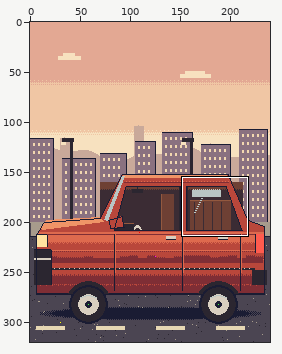
One commit to this pixel-art file: app/src/main/resources/pixel/scenes/transport/car.aseprite. The first picture is a wide view before the edit; the outline marks the close-up.
Close-up. Before the edit:
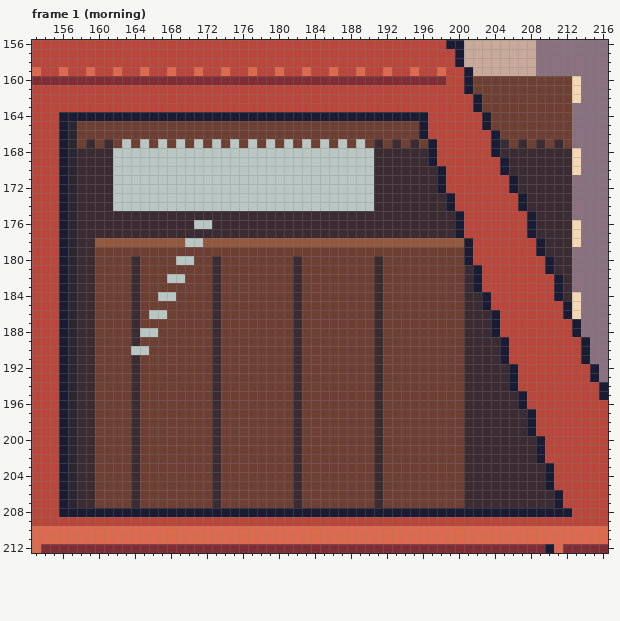
240x320 pixels, 4 frames. Colours within 5 levels of each other are drawn and written as one. Shown: frame 1 (morning): x 153..216, y 156..212. The commit also changed other frames or places, which this record leaves out.
After:
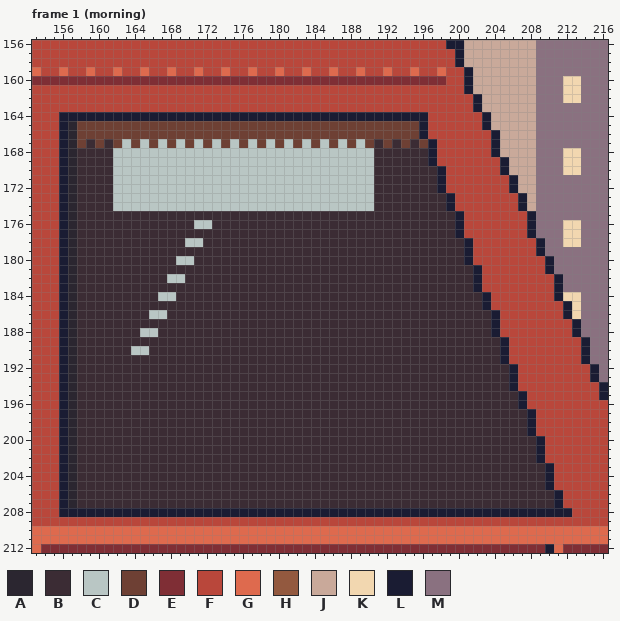
Palette (. is transparent): A #2b2630  B #3b2c34  C #b9c6c4  D #6e4034  E #7f2e35  F #b9473b  G #de6a4e  H #93593f  J #c9a99a  K #f2d7b0  L #1a1c33  M #8a7180
From old to new:
Frame 1 (morning), layer "vehicle_back":
y 160..161: x 202..212 DDDDDDDDDDD -> JJJJJJJMMMK
y 162: x 203..212 DDDDDDDDDD -> JJJJJJMMMK
y 163: x 203..212 DDDDDDDDDD -> JJJJJJMMMM
y 164..165: x 204..212 DDDDDDDDD -> JJJJJMMMM
y 166: x 205..212 DDDDDDDD -> JJJJMMMM
y 167: x 205..212 BDBDBDBD -> JJJJMMMM
y 168: x 205..212 BBBBBBBB -> JJJJMMMK
y 169..170: x 206..212 BBBBBBB -> JJJMMMK
y 171..172: x 207..212 BBBBBB -> JJMMMM
y 173..174: x 208..212 BBBBB -> JMMMM
y 175: x 209..212 BBBB -> MMMM
y 176..177: x 209..212 BBBB -> MMMK
y 178: x 160..169 HHHHHHHHHH -> BBBBBBBBBB; x 172..200 HHHHHHHHHHHHHHHHHHHHHHHHHHHHH -> BBBBBBBBBBBBBBBBBBBBBBBBBBBBB; x 210..212 BBB -> MMK
y 179: x 160..200 DDDDDDDDDDDDDDDDDDDDDDDDDDDDDDDDDDDDDDDDD -> BBBBBBBBBBBBBBBBBBBBBBBBBBBBBBBBBBBBBBBBB; x 210..212 BBB -> MMM
y 180: x 160..163 DDDD -> BBBB; x 165..168 DDDD -> BBBB; x 171..172 DD -> BB; x 174..181 DDDDDDDD -> BBBBBBBB; x 183..190 DDDDDDDD -> BBBBBBBB; x 192..200 DDDDDDDDD -> BBBBBBBBB; x 211..212 BB -> MM
y 181: x 160..163 DDDD -> BBBB; x 165..172 DDDDDDDD -> BBBBBBBB; x 174..181 DDDDDDDD -> BBBBBBBB; x 183..190 DDDDDDDD -> BBBBBBBB; x 192..200 DDDDDDDDD -> BBBBBBBBB; x 211..212 BB -> MM
y 182: x 160..163 DDDD -> BBBB; x 165..167 DDD -> BBB; x 170..172 DDD -> BBB; x 174..181 DDDDDDDD -> BBBBBBBB; x 183..190 DDDDDDDD -> BBBBBBBB; x 192..200 DDDDDDDDD -> BBBBBBBBB; x 212 B -> M
y 183: x 160..163 DDDD -> BBBB; x 165..172 DDDDDDDD -> BBBBBBBB; x 174..181 DDDDDDDD -> BBBBBBBB; x 183..190 DDDDDDDD -> BBBBBBBB; x 192..200 DDDDDDDDD -> BBBBBBBBB; x 212 B -> M
y 184: x 160..163 DDDD -> BBBB; x 165..166 DD -> BB; x 169..172 DDDD -> BBBB; x 174..181 DDDDDDDD -> BBBBBBBB; x 183..190 DDDDDDDD -> BBBBBBBB; x 192..200 DDDDDDDDD -> BBBBBBBBB; x 212 B -> K
y 185: x 160..163 DDDD -> BBBB; x 165..172 DDDDDDDD -> BBBBBBBB; x 174..181 DDDDDDDD -> BBBBBBBB; x 183..190 DDDDDDDD -> BBBBBBBB; x 192..200 DDDDDDDDD -> BBBBBBBBB
y 186: x 160..163 DDDD -> BBBB; x 165 D -> B; x 168..172 DDDDD -> BBBBB; x 174..181 DDDDDDDD -> BBBBBBBB; x 183..190 DDDDDDDD -> BBBBBBBB; x 192..200 DDDDDDDDD -> BBBBBBBBB
y 187: x 160..163 DDDD -> BBBB; x 165..172 DDDDDDDD -> BBBBBBBB; x 174..181 DDDDDDDD -> BBBBBBBB; x 183..190 DDDDDDDD -> BBBBBBBB; x 192..200 DDDDDDDDD -> BBBBBBBBB
y 188: x 160..163 DDDD -> BBBB; x 167..172 DDDDDD -> BBBBBB; x 174..181 DDDDDDDD -> BBBBBBBB; x 183..190 DDDDDDDD -> BBBBBBBB; x 192..200 DDDDDDDDD -> BBBBBBBBB
y 189: x 160..163 DDDD -> BBBB; x 165..172 DDDDDDDD -> BBBBBBBB; x 174..181 DDDDDDDD -> BBBBBBBB; x 183..190 DDDDDDDD -> BBBBBBBB; x 192..200 DDDDDDDDD -> BBBBBBBBB
y 190: x 160..163 DDDD -> BBBB; x 166..172 DDDDDDD -> BBBBBBB; x 174..181 DDDDDDDD -> BBBBBBBB; x 183..190 DDDDDDDD -> BBBBBBBB; x 192..200 DDDDDDDDD -> BBBBBBBBB
y 191..207: x 160..163 DDDD -> BBBB; x 165..172 DDDDDDDD -> BBBBBBBB; x 174..181 DDDDDDDD -> BBBBBBBB; x 183..190 DDDDDDDD -> BBBBBBBB; x 192..200 DDDDDDDDD -> BBBBBBBBB
Changed places in both close-ups, as pixel boxes (x1, y1, x2, y2):
changed: (473, 76, 572, 301)
changed: (95, 238, 464, 508)
